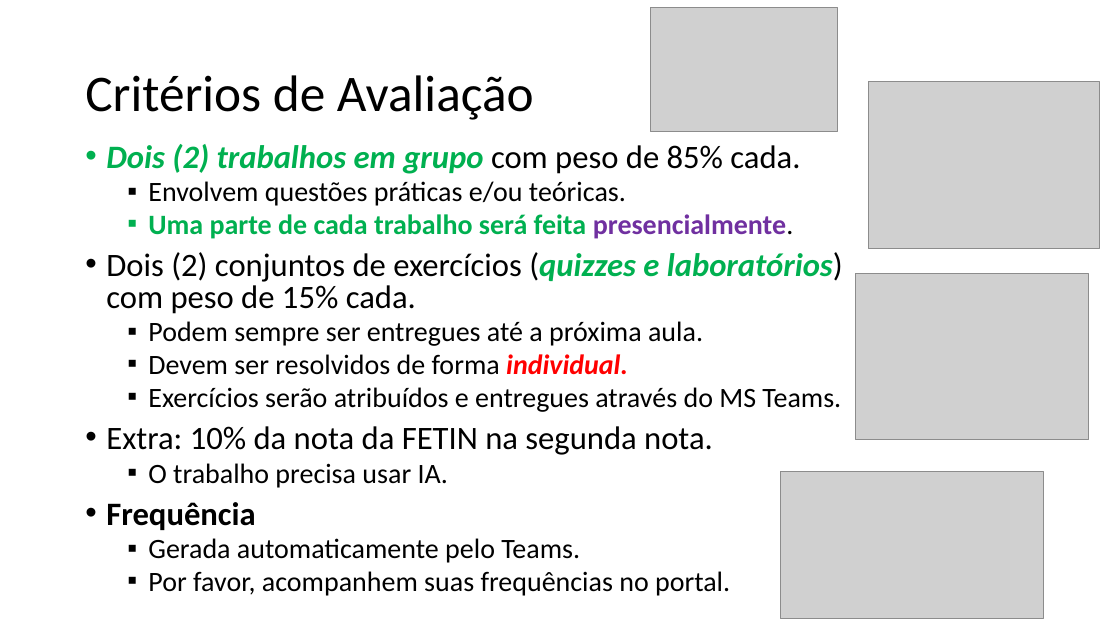
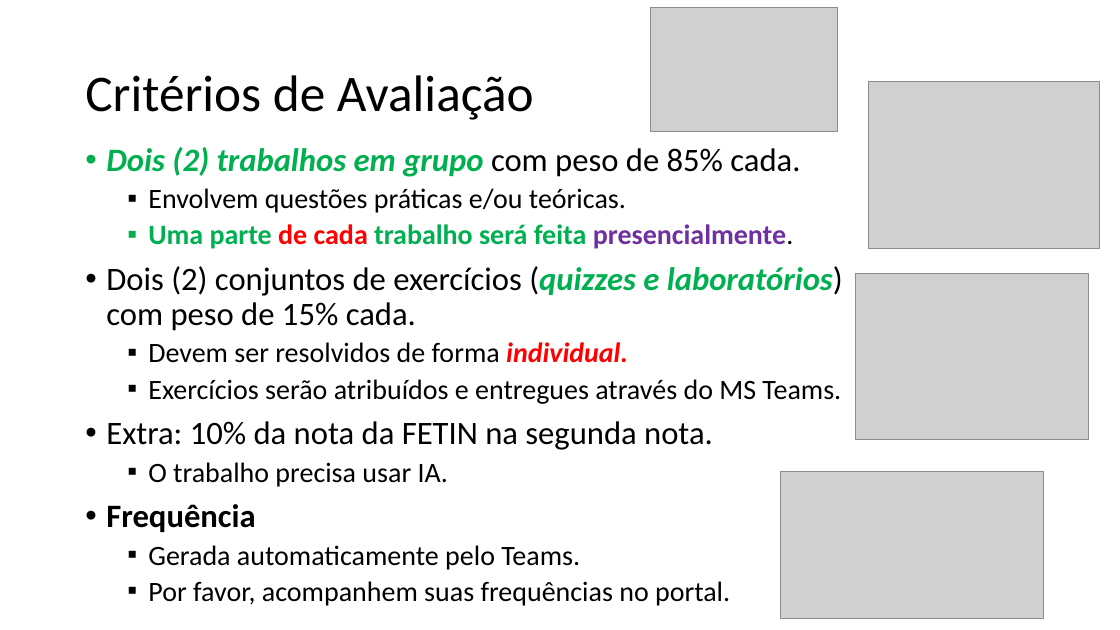
Before and after one commit to zz4fap/t320_aprendizado_de_maquina, a slide deck: slide 4 of slides/T320_Classificação (Parte I).pptx. Drawn at 1120x630 pixels with LibreOffice and Linux fonts; fonts in the diff are those of the drawing; grey boxes stand for pictures. Boxes give left, top, right and bottom in pixels: in the first picture for what was removed or moved away, otherwise in the second. Text is boxed around its words. In the diff, an @@ line names an element or a change of style, - is before the commit and + after.

```diff
--- a/slides/T320_Classificação (Parte I).pptx
+++ b/slides/T320_Classificação (Parte I).pptx
@@ text "Dois (2) trabalhos em grupo ..." at (106,147,843,606): text colour #00B050 to #FF0000 in "de cada"; line spacing 0.8 to 0.9 @@
@@ text at (148,321,703,346): paragraph removed @@
-  ▪ Podem sempre ser entregues até a próxima aula.
```
Also in this commit, not shown: 1 other slide changed, 1 other file.
